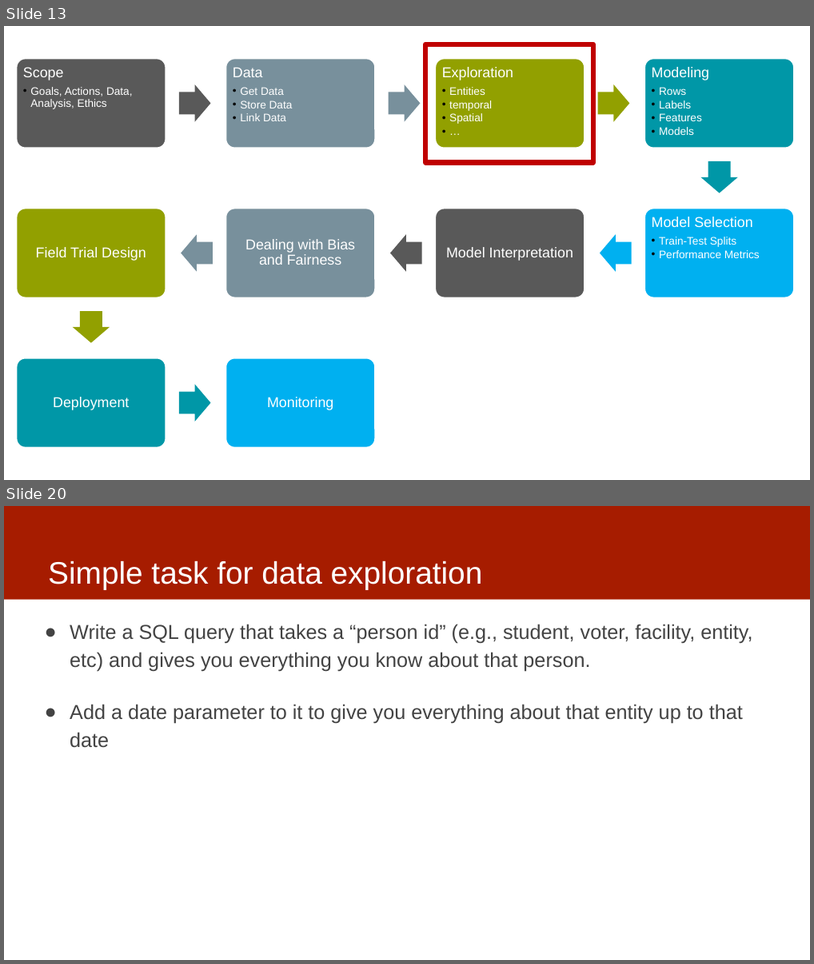
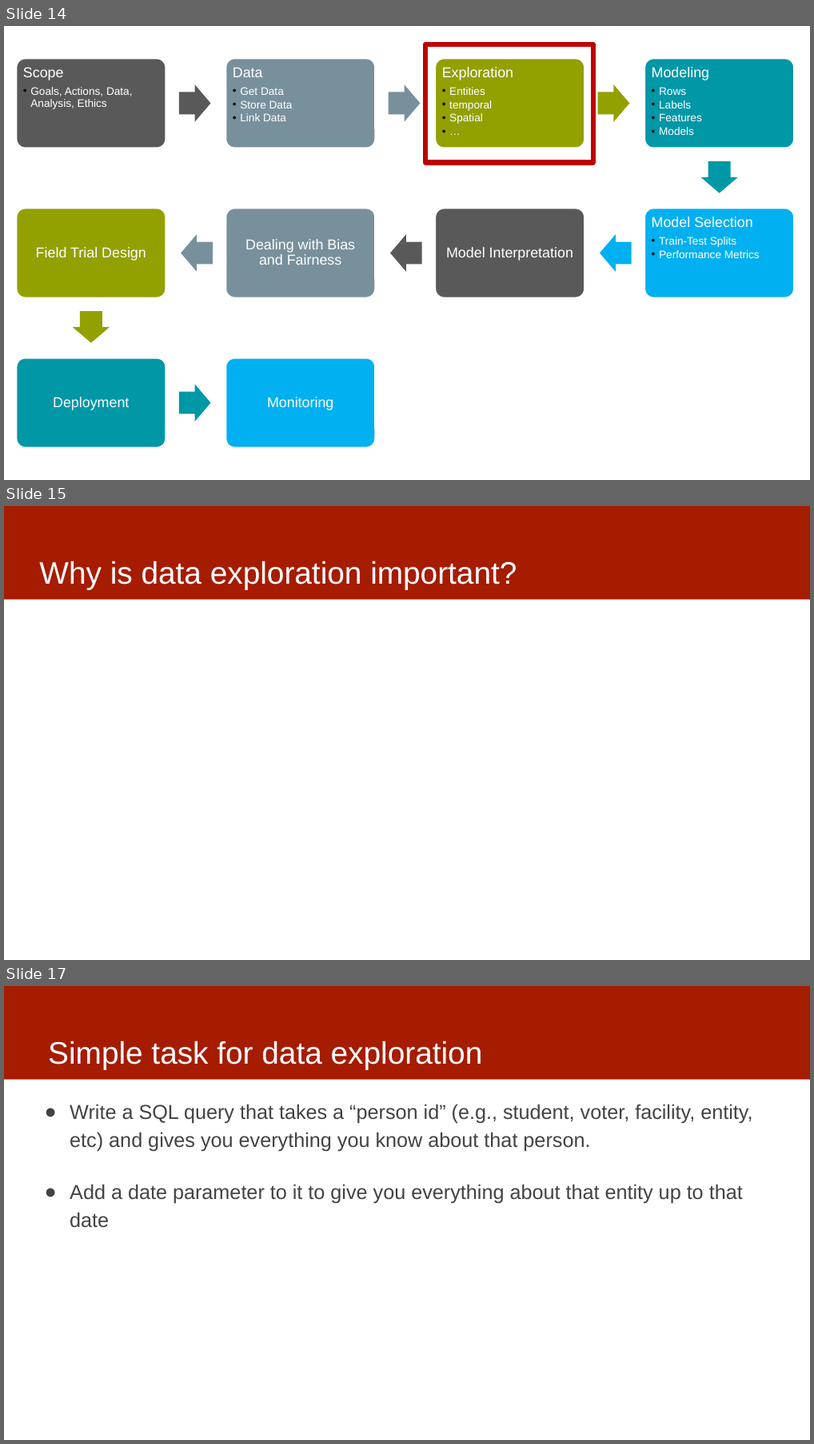
Before and after one commit to dssg/mlforpublicpolicylab, a slide deck: Lectures/06-data-exploration.pptx. Shown one above the other, each under a label of ours: slides 13 and 20 before the commit, slides 14, 15 and 17 after it; the slides between them are not shown. The pictures are 814x964 and 814x1444 pixels, drawn with LibreOffice and Linux fonts; fonts in the diff are those of the drawing. Boxes give left, top, right and bottom in pixels: in the first picture for what was removed or moved away, otherwise in the second. Text is boxed around its words. In the diff, an @@ line names an element or a change of style, - is before the commit and + after.

Commit message:
data exploration slides

```diff
--- a/Lectures/06-data-exploration.pptx
+++ b/Lectures/06-data-exploration.pptx
@@ slide 15 added at [4,506,810,960], background #FFFFFF; not listed: 1 template element that a slide beside it also shows @@
@@ title added at [39,561,517,590], 37 pt, text #FFFFFF @@
+Why is data exploration important?
@@ what was slide 13 is now slide 14 @@
@@ what was slide 20 is now slide 17 @@
```
Also in this commit, not shown: 14 slides changed, 3 other slides added, 1 slide removed.
